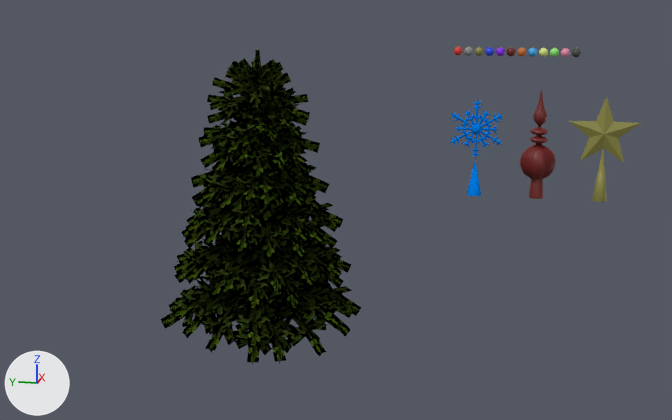
One commit to the Blender file models/christmasTreeMonument/christmasTreeMonument.blend: the scene before it, then after it.
Both versions are drawn from a camera (50 mm lens) standing at (-91.0, -56.3, 36.5) and looking at (0.4, -38.0, 13.7). Every picture has the same lights, and +X, +Y and +Z are marked at lower left.

The first picture shows 'ChristmasTree', 'Circle', 'SnowflakePart', 'SphereDecimate0.7'.
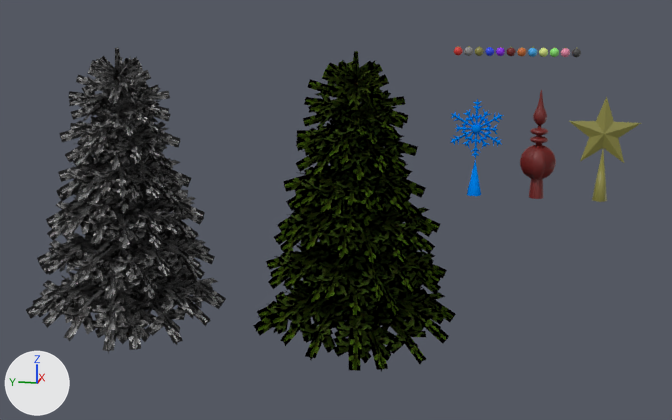
Where the change shows, as pixel boxes (x1, y1, x2, y2) in the pictures (672 x 420 px):
'ChristmasTree', moved: before (161, 50, 361, 365); after (253, 51, 456, 372)
'ChristmasTree.001', added (black): after (26, 48, 226, 354)
    faces in mat_material_brancheswhite (picture img_branchwhite_png): (26, 48, 226, 354)

Diff of the bpy script that builds the scene:
```diff
--- a/models/christmasTreeMonument/christmasTreeMonument.blend.py
+++ b/models/christmasTreeMonument/christmasTreeMonument.blend.py
@@ img_branchwhite_png @@
+img_branchwhite_png = load_image('branchWhite.png', 'branchWhite.png', 1024, 768, 'sRGB')
@@ mat_material_brancheswhite @@
+mat_material_brancheswhite = principled_material('Material.BranchesWhite')
+mat_material_brancheswhite.texture = img_branchwhite_png
@@ me_plane_001 @@
+me_plane_001.from_pydata(...)  # 7158 vertices, 1973 faces; spans x -10.3..10.6, y -10.5..10.5, z -2.0..29.9
+# faces by material slot: [1935, 38]
+me_plane_001.materials.append(mat_material_brancheswhite)  # picture img_branchwhite_png
+me_plane_001.materials.append(mat_material_bark)  # black #231106
@@ ob_christmastree @@
 ob_christmastree = bpy.data.objects.new('ChristmasTree', me_plane_085)
-ob_christmastree.parent = ob_christmastreepart
+ob_christmastree.parent = ob_christmastreegreenpart
 ob_christmastree.location = (0.0, 0.0, 0.0)
@@ ob_christmastreegreenpart @@
+ob_christmastreegreenpart = bpy.data.objects.new('ChristmasTreeGreenPart', None)
+ob_christmastreegreenpart.location = (0.0, -40.0, 0.0)
@@ ob_christmastree_001 @@
+ob_christmastree_001 = bpy.data.objects.new('ChristmasTree.001', me_plane_001)
+ob_christmastree_001.parent = ob_christmastreewhitepart
+ob_christmastree_001.location = (0.0, 0.0, 0.0)
@@ ob_christmastreewhitepart @@
+ob_christmastreewhitepart = bpy.data.objects.new('ChristmasTreeWhitePart', None)
+ob_christmastreewhitepart.location = (0.0, -15.0, 0.0)
```
